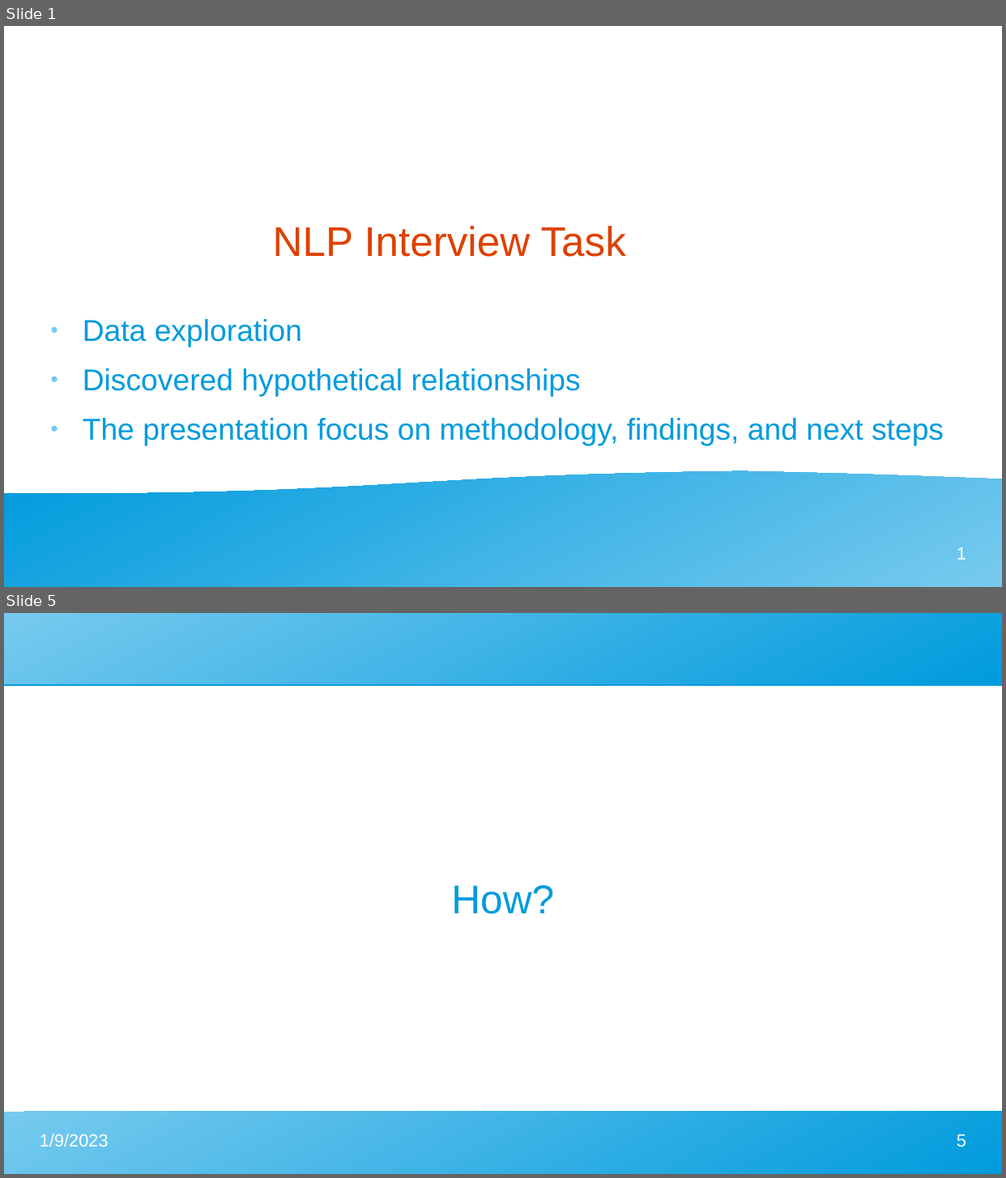
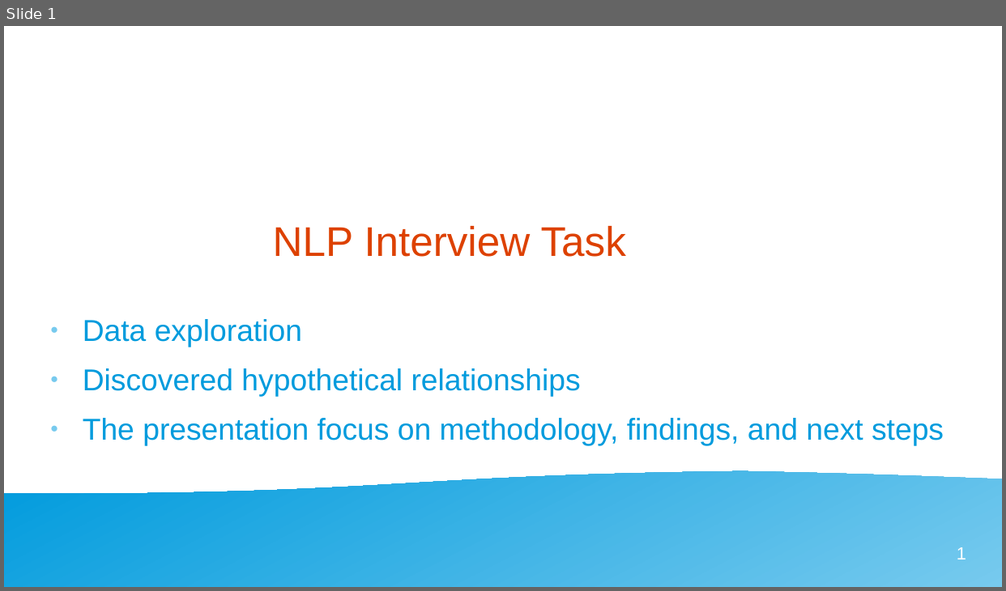
Before and after one commit to Madjeisah/NLP-Interview-Task, a slide deck: presentation.odp. Shown one above the other, each under a label of ours: slides 1 and 5 before the commit, slide 1 after it; the slides between them are not shown. The pictures are 1006x1178 and 1006x591 pixels, drawn with LibreOffice and Linux fonts; fonts in the diff are those of the drawing. Boxes give left, top, right and bottom in pixels: in the first picture for what was removed or moved away, otherwise in the second. Text is boxed around its words. In the diff, an @@ line names an element or a change of style, - is before the commit and + after.

```diff
--- a/presentation.odp
+++ b/presentation.odp
@@ slide 5 removed at [4, 613, 1002, 1174], background #FFFFFF @@
@@ freeform shape removed at [4, 613, 1002, 684] @@
@@ subtitle removed at [451, 885, 554, 914] @@
-How?
@@ freeform shape removed at [4, 1112, 1002, 1174] @@
@@ text removed at [40, 1134, 108, 1147] @@
-1/9/2023
@@ page number removed at [957, 1135, 966, 1148] @@
-5
```
Also in this commit, not shown: 12 slides changed.
